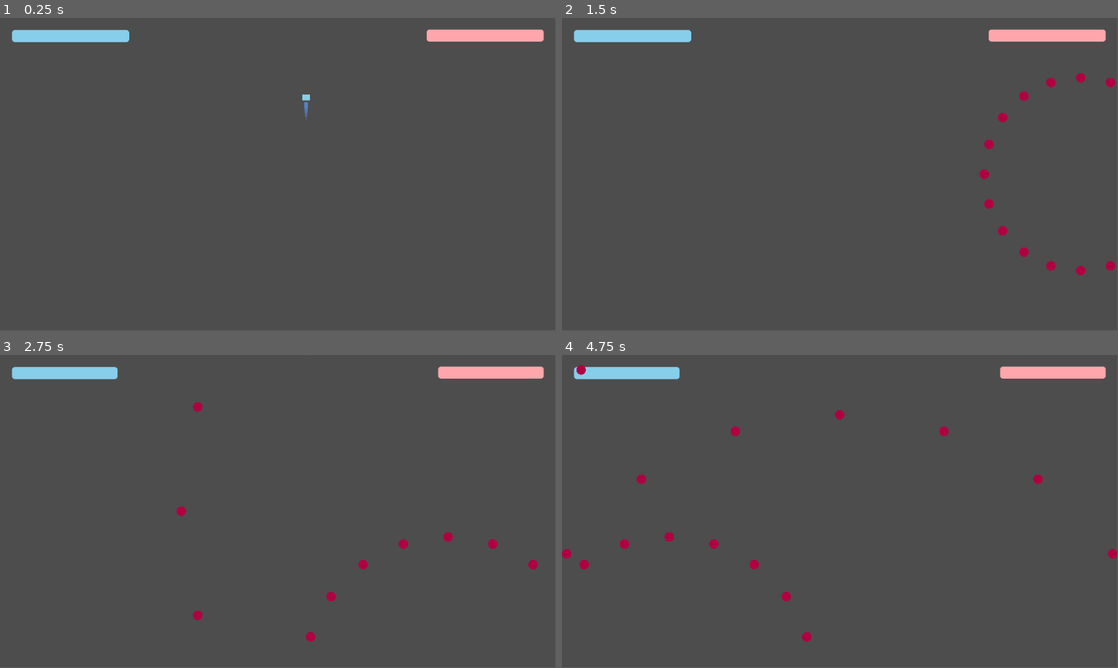
Above: before the commit, frames 1-4 (two rows, left to right).
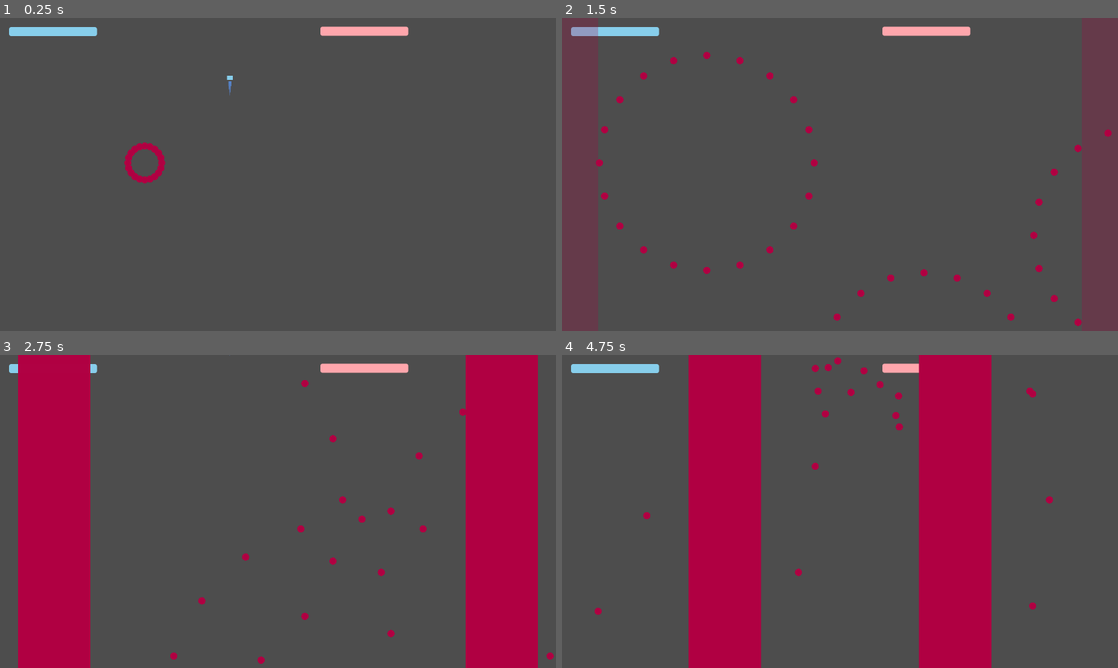
Above: after the commit, the same moments.

Repository: Sosenteam/sa-bullet-hell
Game: Godot game, scene res://levels/level.tscn
Same seed, same stepped clock (60 frames per second), same inputs: the game is played once before the commit and once after it.
Inputs:
- Up to frame 1 (0.25 s): no input
- Up to frame 2 (1.5 s): no input
- Up to frame 3 (2.75 s): no input
- Up to frame 4 (4.75 s): no input
The window is 799x449 before the commit and 800x450 after it. Grey fills any space a smaller window leaves; there, only what the larger window draws over its background counts as a difference.

The runs differ from the first frame. In frame 1, 2.6% of the frame differs, in the area x 1-98%, y 2-53%; in frame 2, 3.6%; in frame 3, 28%; in frame 4, 29%, in the area x 0-100%, y 0-100%.

Commit message:
made screen scale right

Diff:
--- a/levels/testing_level.gd
+++ b/levels/testing_level.gd
@@ -22,8 +22,8 @@
 	shapes = []
 	for i in 5:
 		shapes.append(manager.create_shape())
-	level_one()
-
+	#level_one()
+	test_level()
 
 
 func _physics_process(delta: float) -> void:
--- a/project.godot
+++ b/project.godot
@@ -22,6 +22,8 @@
 [display]
 
 window/size/mode=2
+window/stretch/mode="viewport"
+window/stretch/scale=0.75
 
 [input]
 
